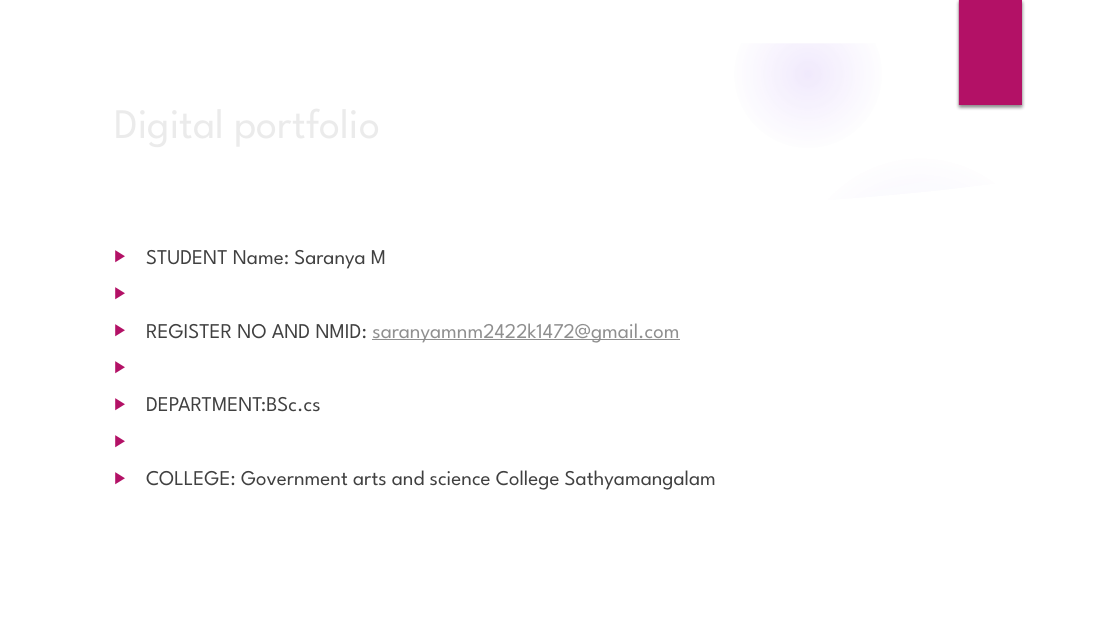
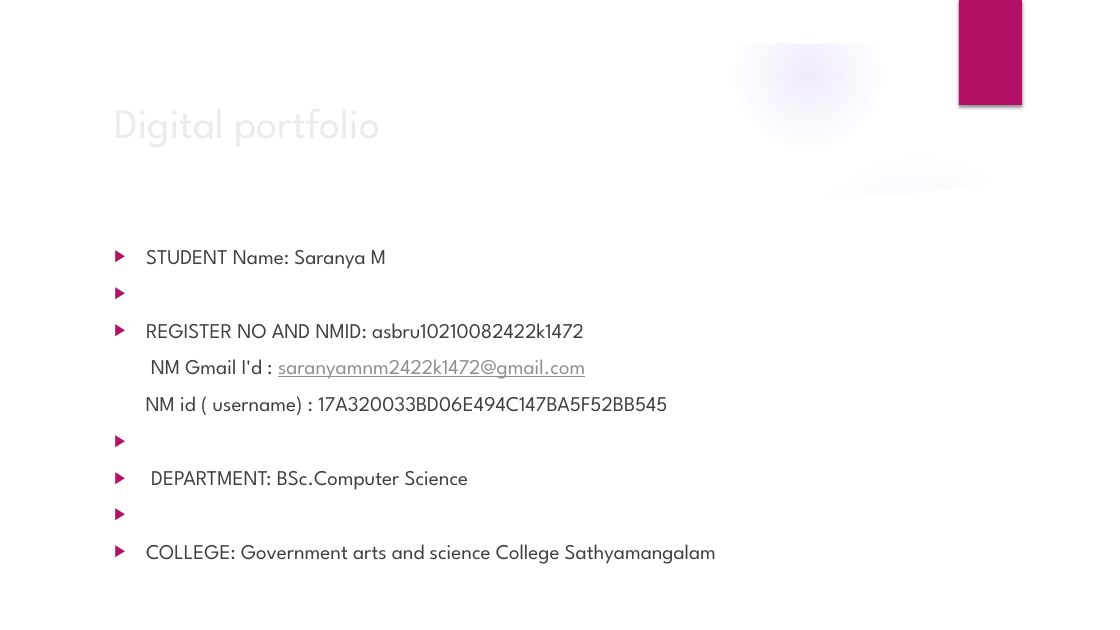
Before and after one commit to saranyamnm2422k1472-glitch/Saranya.tnpsc.fwd, a slide deck: slide 2 of saranyaPPT.pdf.pptx. Drawn at 1120x630 pixels with LibreOffice and Linux fonts; fonts in the diff are those of the drawing; background and template pictures are left out. Boxes give left, top, right and bottom in pixels: in the first picture for what was removed or moved away, otherwise in the second. Text is boxed around its words. In the diff, an @@ line names an element or a change of style, - is before the commit and + after.

```diff
--- a/saranyaPPT.pdf.pptx
+++ b/saranyaPPT.pdf.pptx
@@ text at [146, 323, 667, 490]: text changed @@
-▶ REGISTER NO AND NMID: saranyamnm2422k1472@gmail.com
-▶ DEPARTMENT:BSc.cs
+▶ REGISTER NO AND NMID: asbru10210082422k1472
+NM Gmail I'd : saranyamnm2422k1472@gmail.com
+NM id ( username) : 17A320033BD06E494C147BA5F52BB545
+▶ DEPARTMENT: BSc.Computer Science
```
Also in this commit, not shown: 3 other slides changed, 1 slide added, 1 slide removed.
